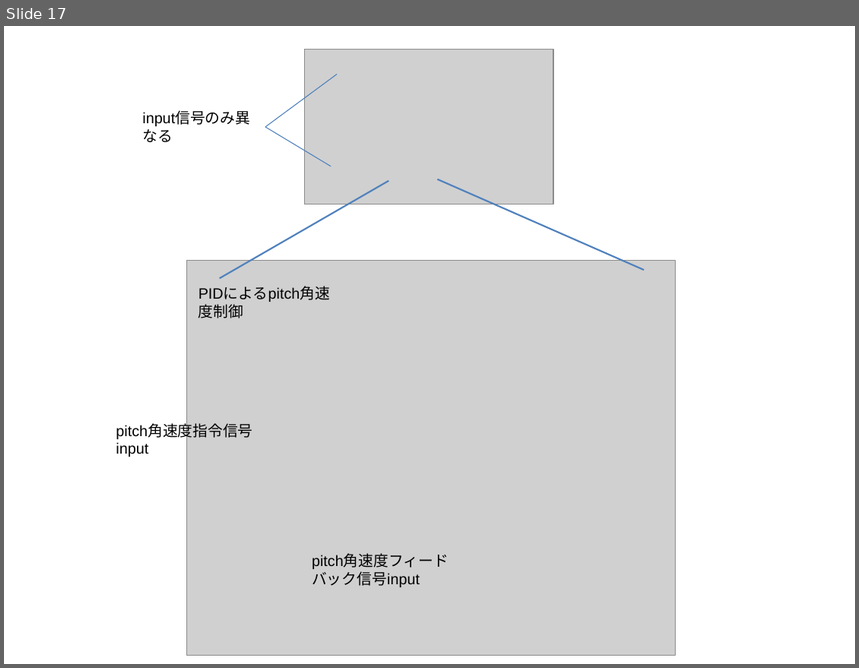
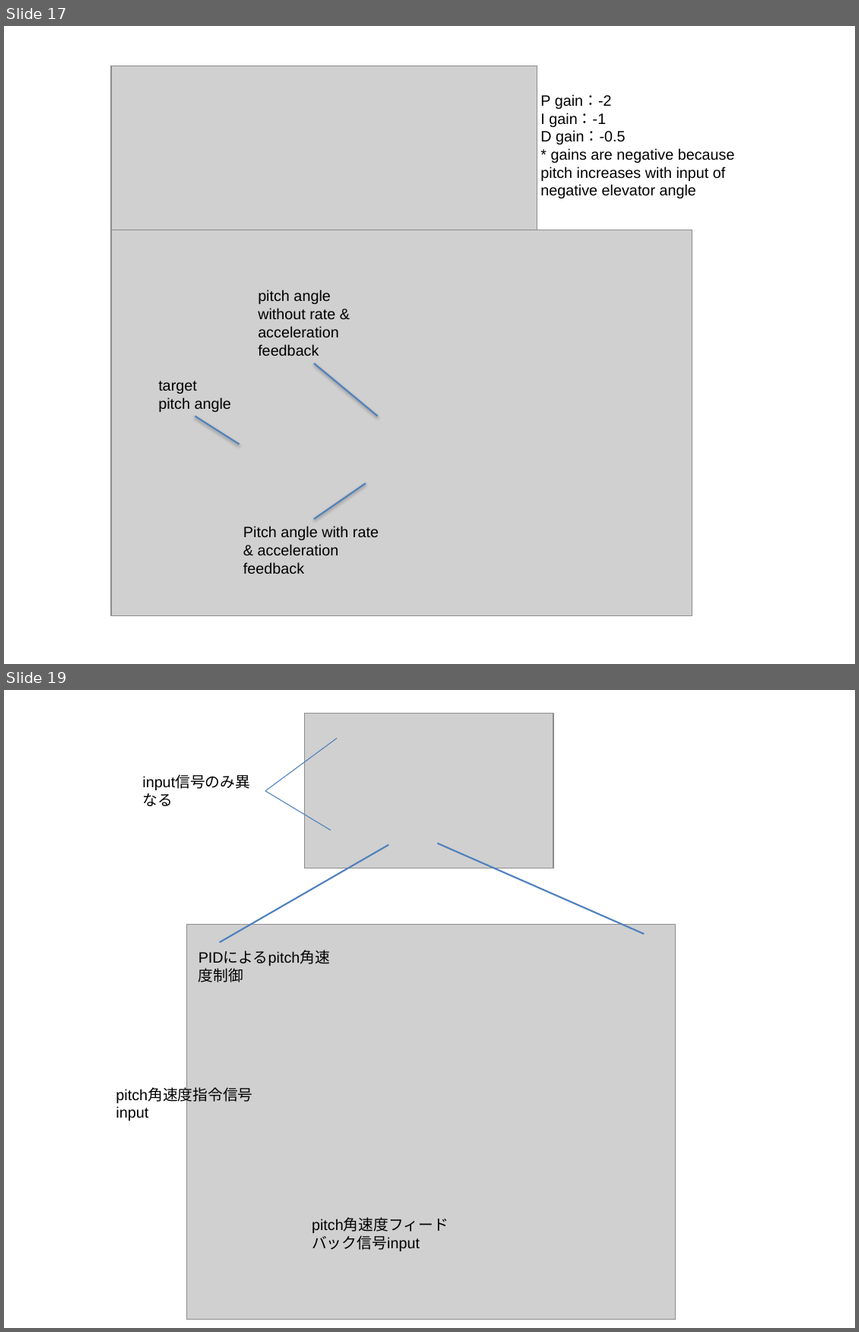
Before and after one commit to zeta-plusplus/SystemModels, a slide deck: figs/makeFig.pptx. Shown one above the other, each under a label of ours: slide 17 before the commit, slides 17 and 19 after it; the slides between them are not shown. The pictures are 859x668 and 859x1332 pixels, drawn with LibreOffice and Linux fonts; fonts in the diff are those of the drawing; grey boxes stand for pictures. Boxes give left, top, right and bottom in pixels: in the first picture for what was removed or moved away, otherwise in the second. Text is boxed around its words. In the diff, an @@ line names an element or a change of style, - is before the commit and + after.

```diff
--- a/figs/makeFig.pptx
+++ b/figs/makeFig.pptx
@@ slide 17 added at [4,26,855,664], background #FFFFFF @@
@@ picture added at [111,66,538,230] @@
@@ text added at [541,94,735,199], 14 pt, text #000000 @@
+P gain：-2
+I gain：-1
+D gain：-0.5
+* gains are negative because pitch increases with input of negative elevator angle
@@ picture added at [111,230,693,616] @@
@@ text added at [258,290,339,356], 14 pt, text #000000 @@
+pitch angle without rate & acceleration feedback
@@ line added from (378, 417) to (315, 363), #4F81BD 1.5 pt @@
@@ text added at [158,381,231,412], 14 pt, text #000000 @@
+target pitch angle
@@ line added from (240, 445) to (195, 417), #4F81BD 1.5 pt @@
@@ line added from (367, 484) to (315, 519), #4F81BD 1.5 pt @@
@@ text added at [243,526,379,574], 14 pt, text #000000 @@
+Pitch angle with rate & acceleration feedback
@@ what was slide 17 is now slide 19 @@
```
Also in this commit, not shown: 2 slides changed, 11 other slides added, 10 slides removed, 24 other files.
